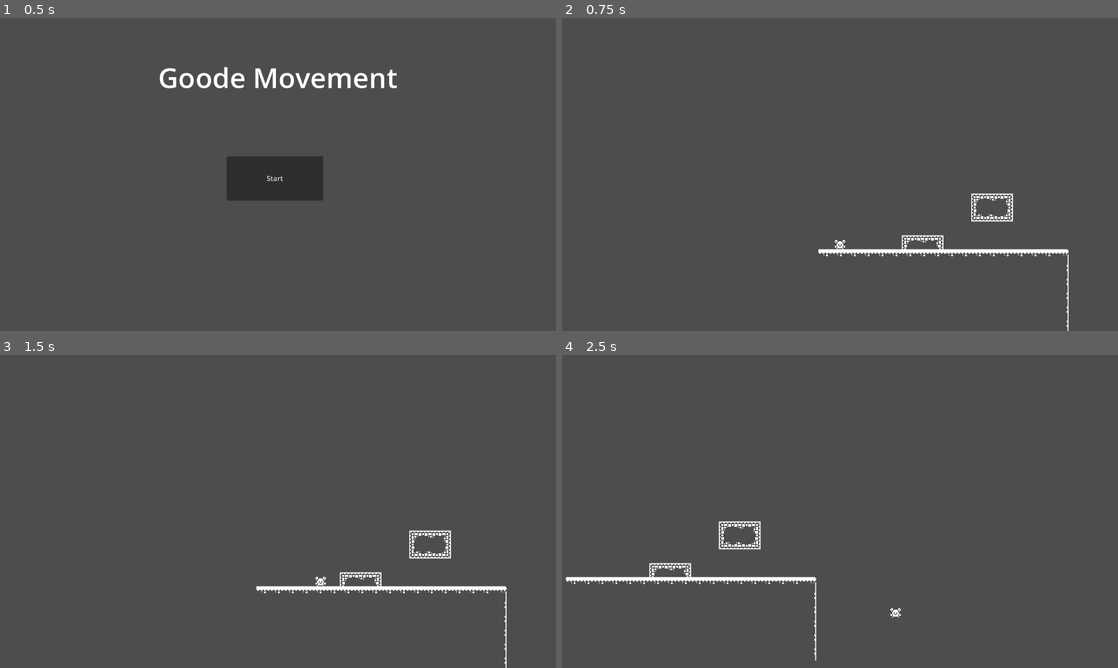
Above: before the commit, frames 1-4 (two rows, left to right).
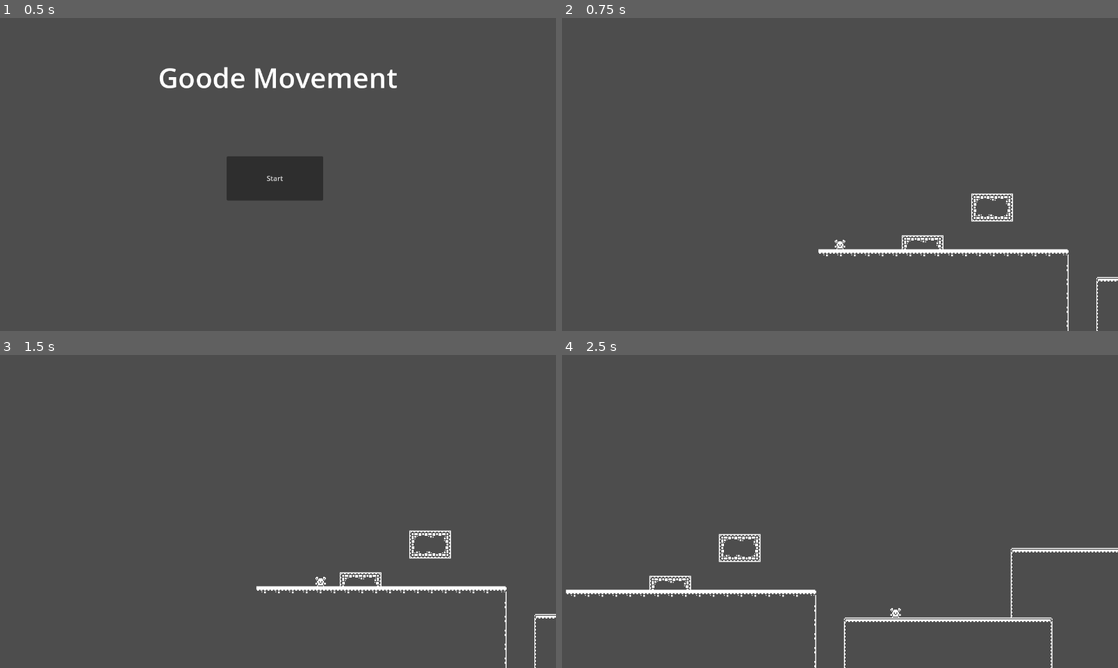
Above: after the commit, the same moments.

Repository: Allophycocyanin/GoodeMovement
Game: Godot game, scene res://main_menu.tscn
Two runs of this game, one before a commit and one after it. Both use one fixed random seed, a clock stepped at 60 frames per second and the inputs below.
Inputs:
- Up to frame 1 (0.5 s): no input
- Up to frame 2 (0.75 s): click "Start" at 0.5 s
- Up to frame 3 (1.5 s): tap Enter at 1.25 s; hold D (move_right) from 1.28 s (still down); tap Shift (sprint) at 1.35 s
- Up to frame 4 (2.5 s): keep holding D (move_right); tap Space (jump) at 1.52, 2.27 s; tap Shift (sprint) at 2.1 s

Frame 1 is identical in both runs. In frame 2, less than 0.1% of the frame differs, in the area x 96-100%, y 82-100%; in frame 3, less than 0.1%; in frame 4, 3.0%, in the area x 0-100%, y 53-100%.

Commit message:
Update level_1.tscn

Diff:
--- a/level_1.tscn
+++ b/level_1.tscn
@@ -1318,7 +1318,7 @@
 texture_filter = 1
 tile_set = SubResource("TileSet_n75v0")
 format = 2
-layer_0/tile_data = PackedInt32Array(2293760, 1048576, 5, 22 …(607 unchanged characters)… 2228231, 1048576, 9, 2228232, 1114112, 9)
+layer_0/tile_data = PackedInt32Array(2293760, 1048576, 5, 22 …(607 unchanged characters)… 2228231, 1048576, 9, 2228232, 1114112, 9, 2424853, 720896, 5, 2424854, 720896, 5, 2424855, 720896, 5, 2424856, 720896, 5, 2424857, 720896, 5, 2424858, 720896, 5, 2424859, 720896, 5, 2424860, 720896, 5, 2424861, 720896, 5, 2424862, 720896, 5, 2424863, 720896, 5, 2424864, 720896, 5, 2424865, 720896, 5, 2424852, 655360, 5, 2490388, 655360, 6, 2555924, 655360, 6, 2621460, 655360, 6, 2424866, 786432, 5, 2490402, 786432, 6, 2555938, 786432, 6, 2621474, 786432, 6, 2097184, 655360, 5, 2162720, 655360, 6, 2228256, 655360, 6, 2293792, 655360, 6, 2359328, 655360, 6, 2097185, 720896, 5, 2097186, 720896, 5, 2097187, 720896, 5, 2097188, 720896, 5, 2097189, 720896, 5, 2097190, 720896, 5, 2097191, 720896, 5, 2097192, 786432, 5, 2162728, 786432, 6, 2228264, 786432, 6, 2293800, 786432, 6, 2359336, 786432, 6, 2424872, 786432, 6, 2490408, 786432, 6, 2555944, 786432, 6, 2621480, 786432, 6)
 
 [node name="Player" type="CharacterBody2D" parent="."]
 position = Vector2(12, 12)
